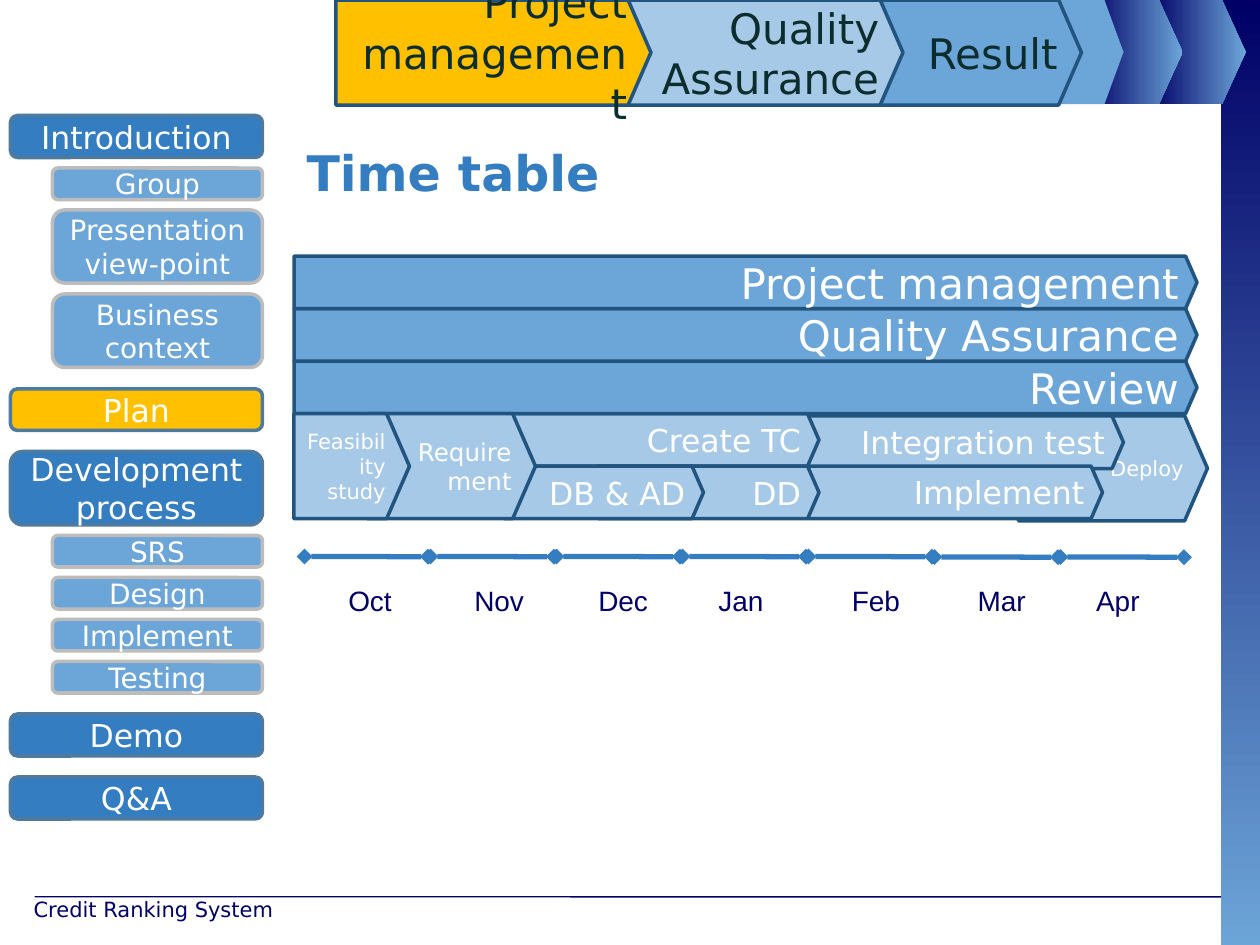
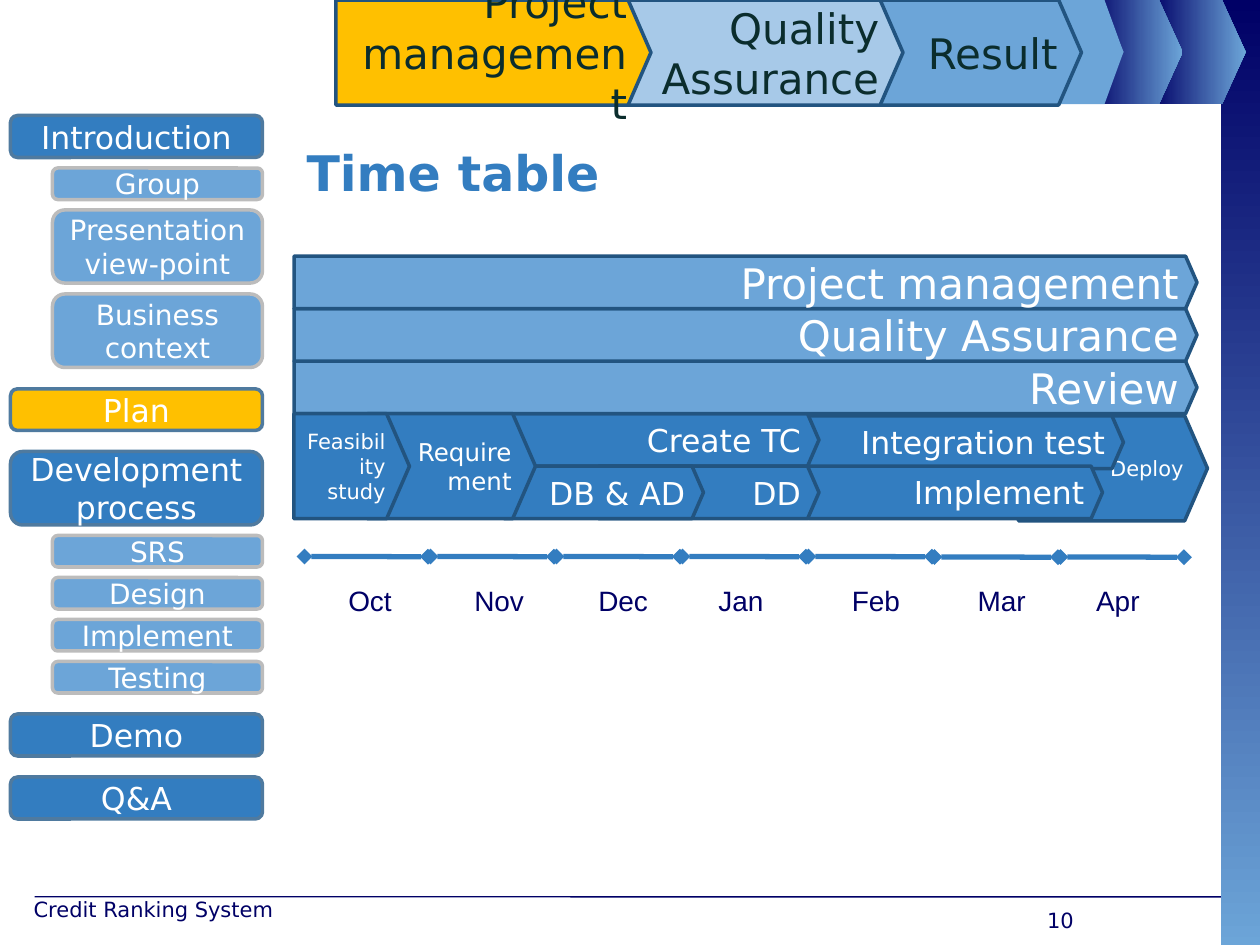
Before and after one commit to maily89/fbdm, a slide deck: slide 10 of Deliverables/FBD - slide.pptx. Drawn at 1260x945 pixels with LibreOffice and Linux fonts; fonts in the diff are those of the drawing; background and template pictures are left out. Boxes give left, top, right and bottom in pixels: in the first picture for what was removed or moved away, otherwise in the second. Text is boxed around its words. In the diff, an @@ line names an element or a change of style, - is before the commit and + after.

```diff
--- a/Deliverables/FBD - slide.pptx
+++ b/Deliverables/FBD - slide.pptx
@@ fill #A7C9E8 to #337DC0 in 8 elements at (x1=1018, y1=416, x2=1207, y2=520), (x1=809, y1=416, x2=1124, y2=469), (x1=809, y1=466, x2=1102, y2=519), (x1=504, y1=413, x2=819, y2=466), (x1=598, y1=466, x2=819, y2=519), (x1=504, y1=466, x2=703, y2=519), (x1=368, y1=413, x2=536, y2=518), (x1=294, y1=413, x2=410, y2=518) @@
@@ page number added at (x1=1047, y1=912, x2=1074, y2=929), 12 pt, text #000066 @@
+10
```
Also in this commit, not shown: 39 other slides changed, 4 slides removed, 20 other files.
